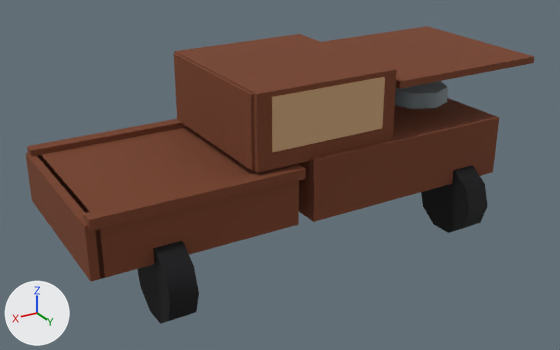
What one commit did to the glTF model game/assets/maps/toaster_wreck_pickup.glb.
Rendered twice from a 50 mm lens placed at (3.46, 6.34, 3.73), pointed at (-0.32, 0.03, 0.58). Lighting does not change. The marker at lower left points along +X, +Y and +Z. The picture after the commit comes second. Where no turn or scale is listed for an object, it has been applied to the vertices.

In view in the first picture: 'toaster_wreck_pickup_body', 'toaster_wreck_pickup_cab', 'toaster_wreck_pickup_engine', 'toaster_wreck_pickup_glass', 'toaster_wreck_pickup_hood', 'toaster_wreck_pickup_wheels'.
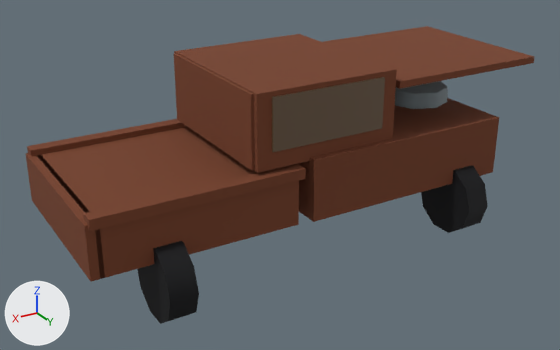
Changed parts and their boxes (x1, y1, x2, y2) in the pictures (560 x 350 px):
'toaster_wreck_pickup_glass', surface changed (darker): (272, 77, 385, 152) in both

What changed in the scene script:
```text
Change mat_toa_window:
    where n0 = _N.new('ShaderNodeBsdfPrincipled'); n0.name = 'Principled BSDF'
    n0.inputs[28].default_value: 0.22 -> 0.05  # 'Emission Strength'
```
